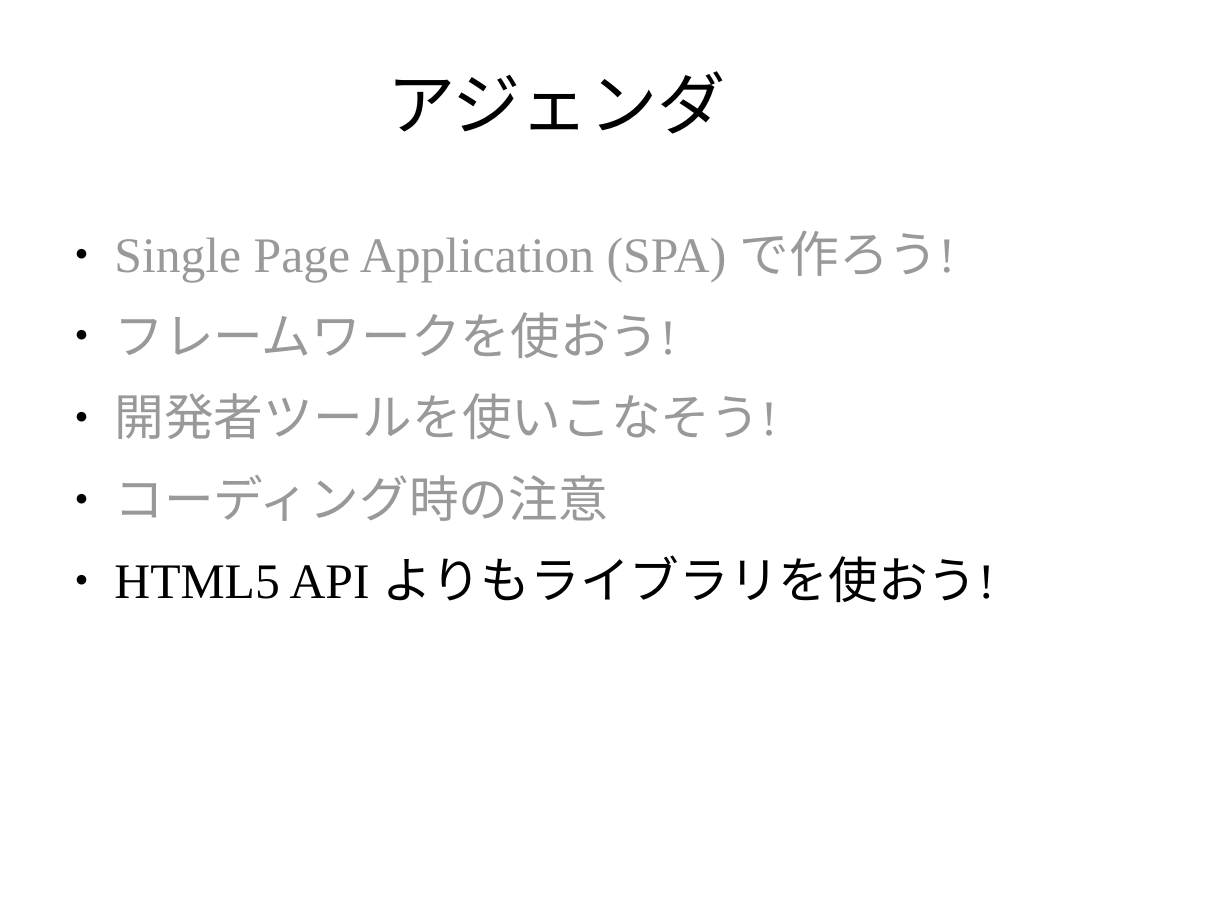
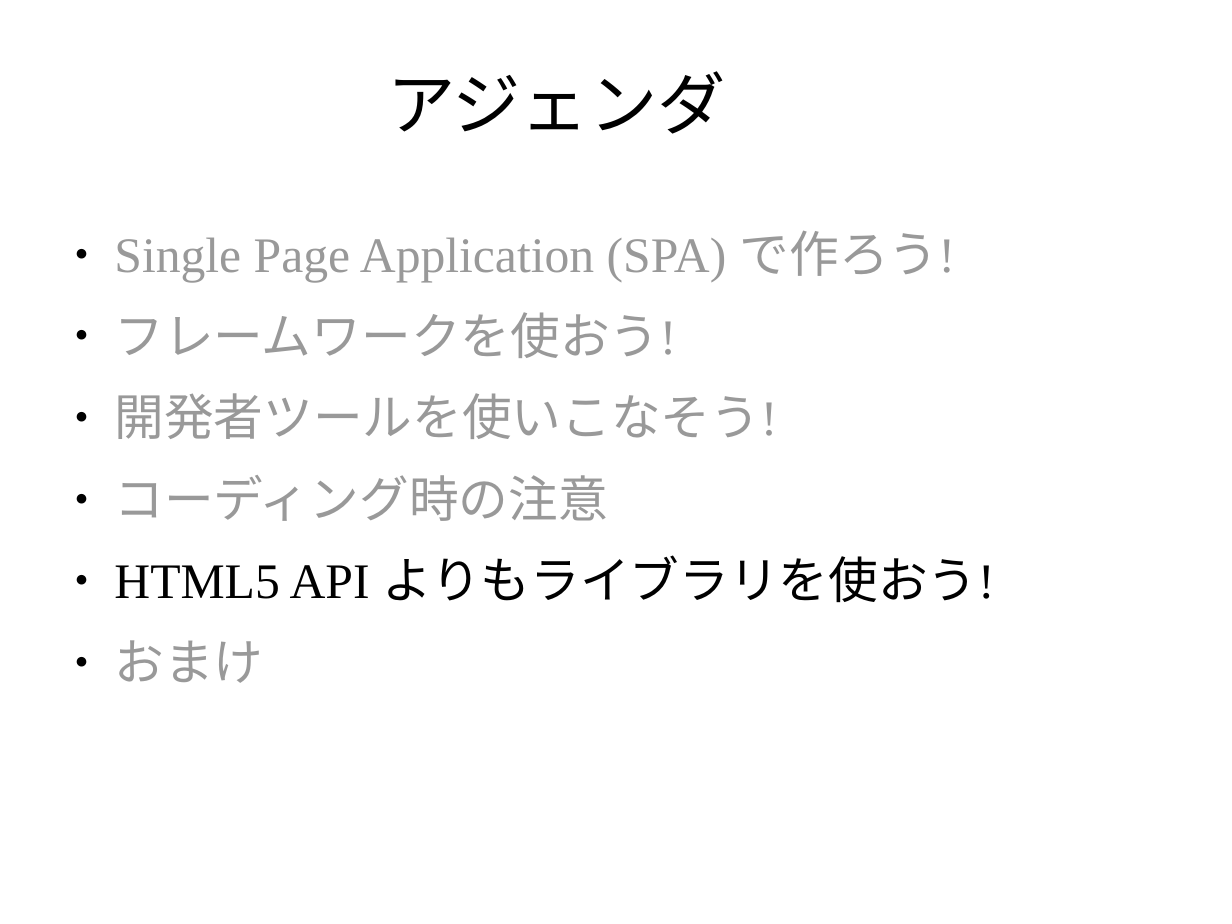
Before and after one commit to masakura/slides, a slide deck: slide 33 of html5jk#1/slide2.odp (slide 31 before the commit). Drawn at 1232x924 pixels with LibreOffice and Linux fonts; fonts in the diff are those of the drawing; background and template pictures are left out. Boxes give left, top, right and bottom in pixels: in the first picture for what was removed or moved away, otherwise in the second. Text is boxed around its words. In the diff, an @@ line names an element or a change of style, - is before the commit and + after.

```diff
--- a/html5jk#1/slide2.odp
+++ b/html5jk#1/slide2.odp
@@ text at (114, 640, 263, 683): paragraph added @@
+● おまけ
```
Also in this commit, not shown: 4 other slides changed, 19 slides added.
